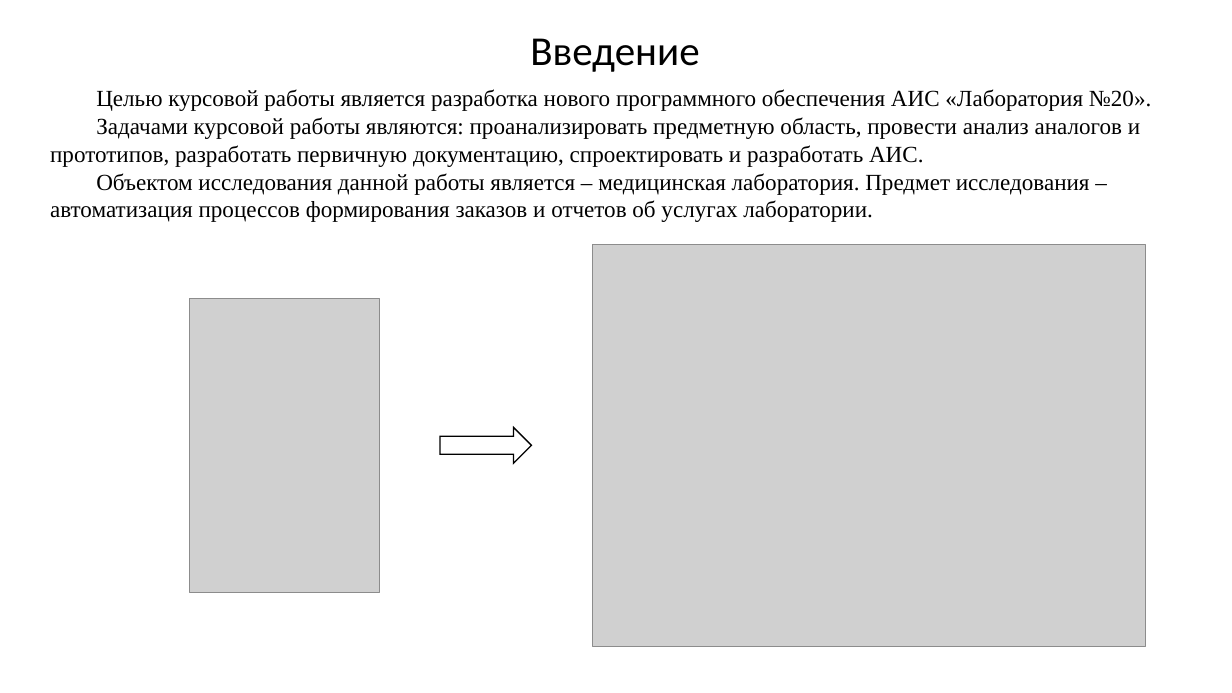
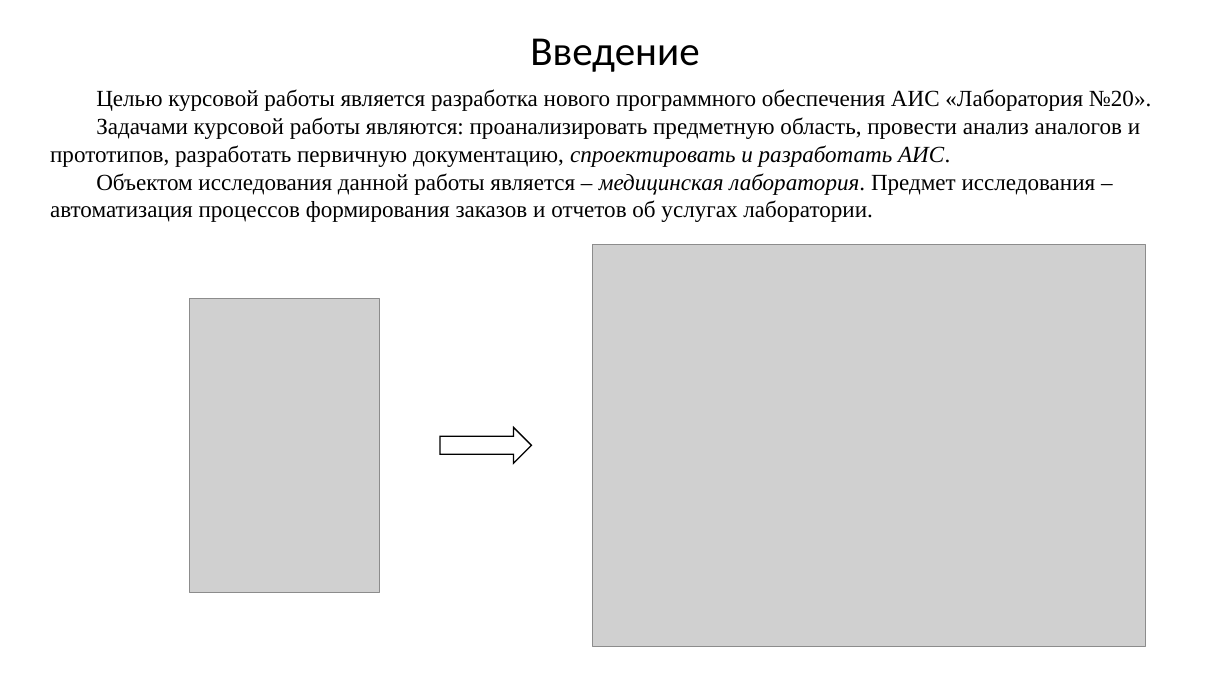
Before and after one commit to ProgrammingClubYPEC/laboratory, a slide deck: slide 2 of doc-files/Presentation.pptx. Drawn at 1232x693 pixels with LibreOffice and Linux fonts; fonts in the diff are those of the drawing; grey boxes stand for pictures. Boxes give left, top, right and bottom in pixels: in the first picture for what was removed or moved away, otherwise in the second. Text is boxed around its words. In the diff, an @@ line names an element or a change of style, - is before the commit and + after.

```diff
--- a/doc-files/Presentation.pptx
+++ b/doc-files/Presentation.pptx
@@ text at (x1=50, y1=117, x2=1140, y2=222): italic on in "спроектировать и разработать АИС.", "медицинская лаборатория." @@
```
Also in this commit, not shown: 1 other slide changed, 5 other files.
